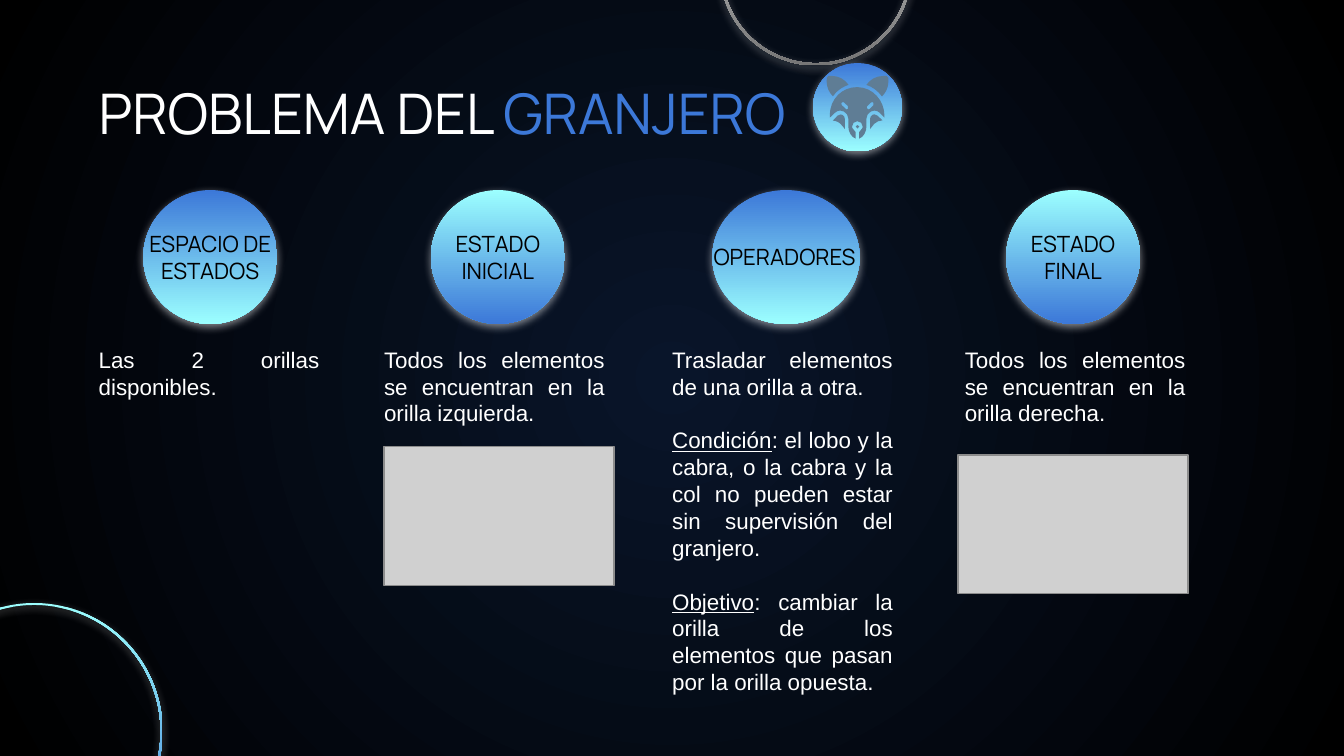
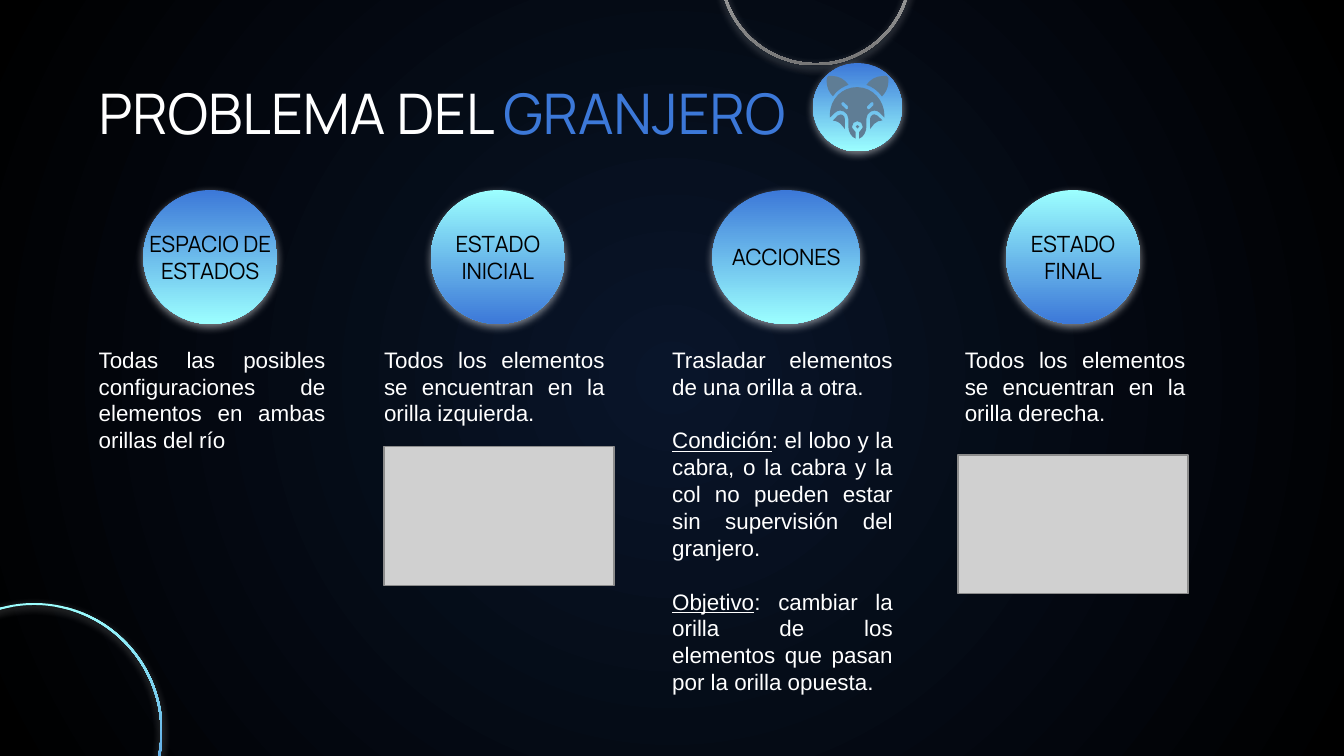
Before and after one commit to ManuelGonzalesRojas/IA, a slide deck: slide 5 of src/archivos/IAgrupo4Semana3.pptx. Drawn at 1344x756 pixels with LibreOffice and Linux fonts; fonts in the diff are those of the drawing; grey boxes stand for pictures. Boxes give left, top, right and bottom in pixels: in the first picture for what was removed or moved away, otherwise in the second. Text is boxed around its words. In the diff, an @@ line names an element or a change of style, - is before the commit and + after.

```diff
--- a/src/archivos/IAgrupo4Semana3.pptx
+++ b/src/archivos/IAgrupo4Semana3.pptx
@@ title at <box>732,248,840,266</box>: text changed @@
-OPERADORES
+ACCIONES
@@ subtitle at <box>99,351,325,449</box>: text changed @@
-Las 2 orillas disponibles.
+Todas las posibles configuraciones de elementos en ambas orillas del río
```
Also in this commit, not shown: 1 other slide changed.
